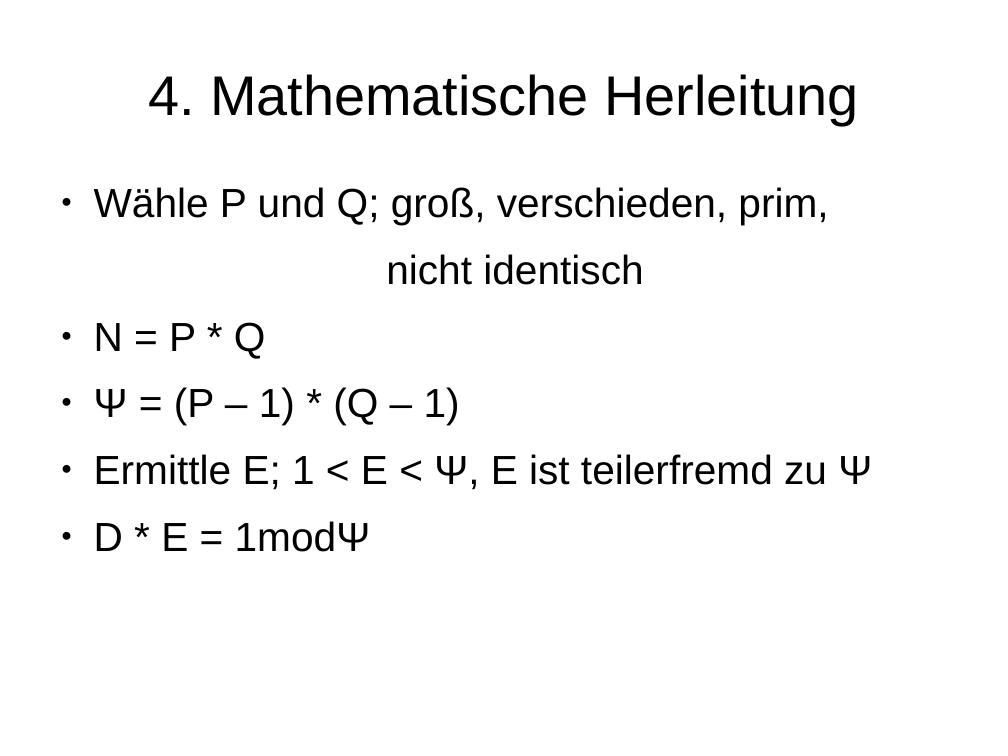
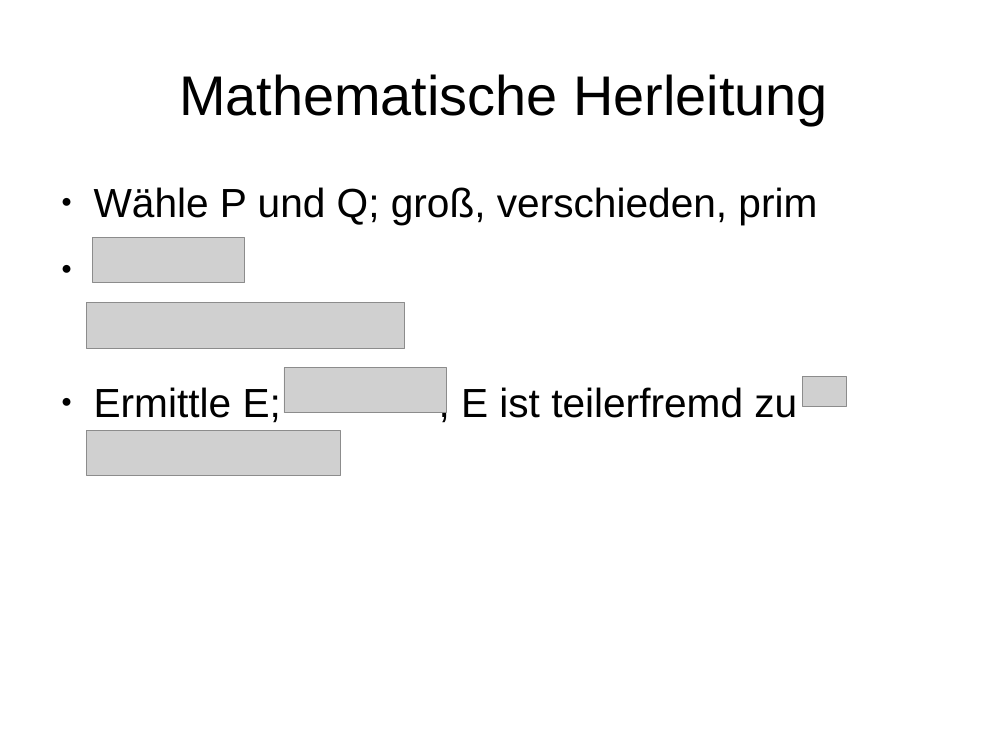
Before and after one commit to stadler-tom/schreibzeug, a slide deck: slide 8 of Presentation/Hauptseminar_RSA.odp (slide 7 before the commit). Drawn at 1008x756 pixels with LibreOffice and Linux fonts; fonts in the diff are those of the drawing; grey boxes stand for pictures. Boxes give left, top, right and bottom in pixels: in the first picture for what was removed or moved away, otherwise in the second. Text is boxed around its words. In the diff, an @@ line names an element or a change of style, - is before the commit and + after.

```diff
--- a/Presentation/Hauptseminar_RSA.odp
+++ b/Presentation/Hauptseminar_RSA.odp
@@ title at (179, 74, 828, 125): text changed @@
-4. Mathematische Herleitung
+Mathematische Herleitung
@@ text at (94, 187, 817, 423): text changed @@
-● Wähle P und Q; groß, verschieden, prim,
-nicht identisch
-● N = P * Q
-● Ψ = (P – 1) * (Q – 1)
-● Ermittle E; 1 < E < Ψ, E ist teilerfremd zu Ψ
-● D * E = 1modΨ
+● Wähle P und Q; groß, verschieden, prim
+● Ermittle E; , E ist teilerfremd zu
@@ picture added at (92, 238, 244, 283) @@
@@ picture added at (86, 303, 404, 349) @@
@@ picture added at (284, 368, 447, 413) @@
@@ picture added at (803, 376, 846, 407) @@
@@ picture added at (86, 430, 340, 475) @@
```
Also in this commit, not shown: 16 other slides changed, 3 slides added, 1 other file.
